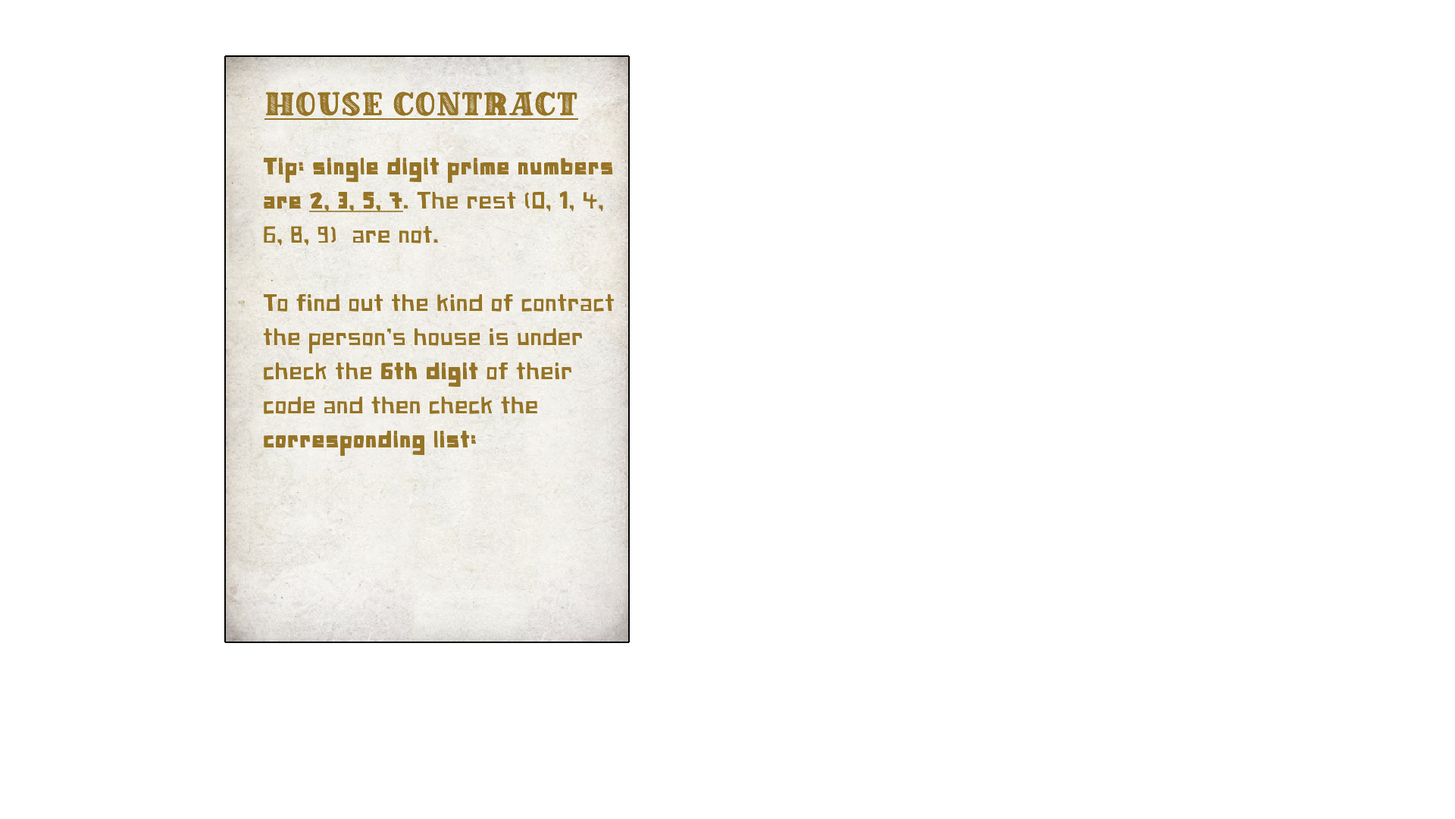
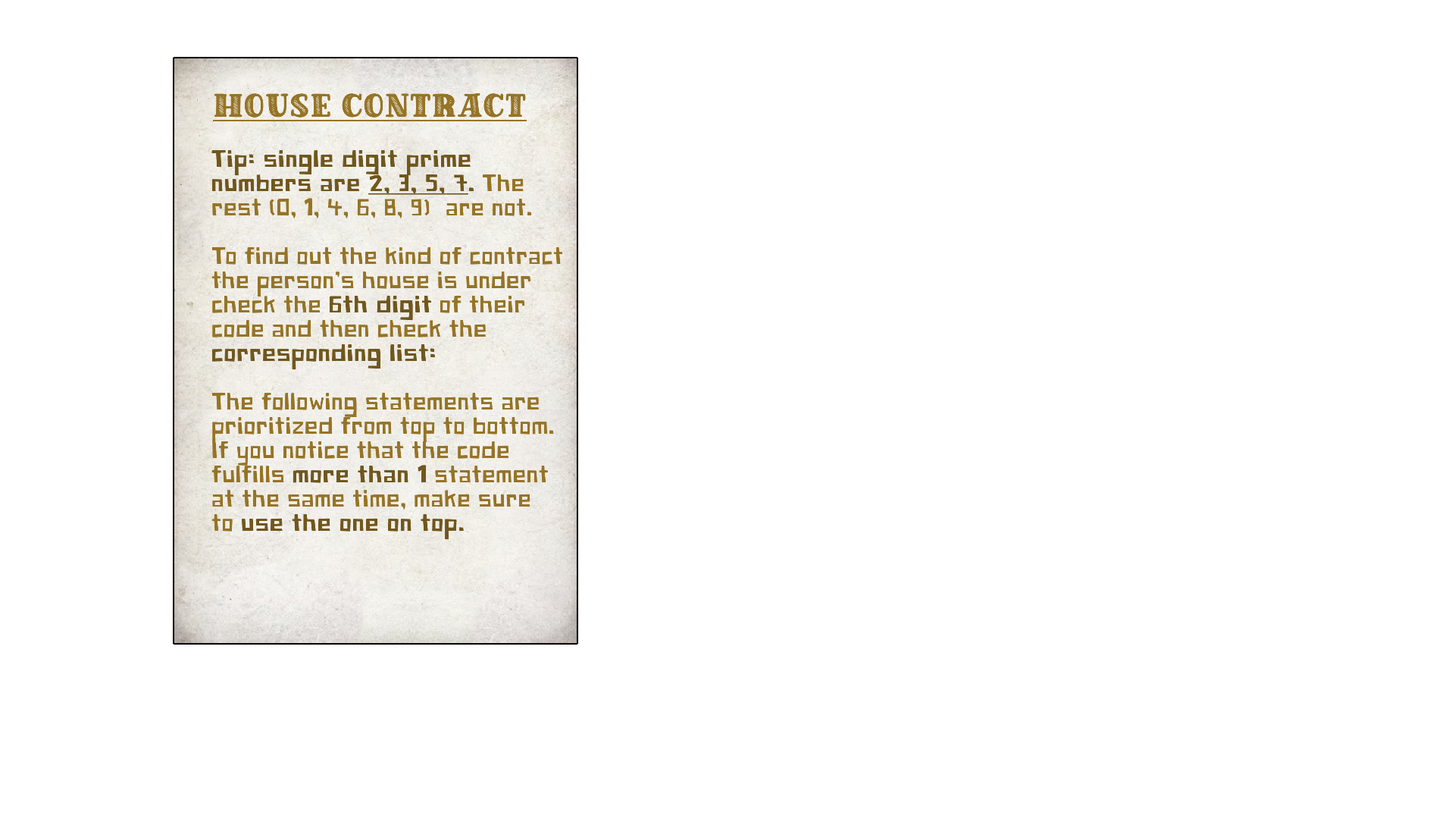
The second 1455px x 819px image is a revision of the first. Changes to its layers:
painted on "Page 4" over (172, 55, 630, 645)
